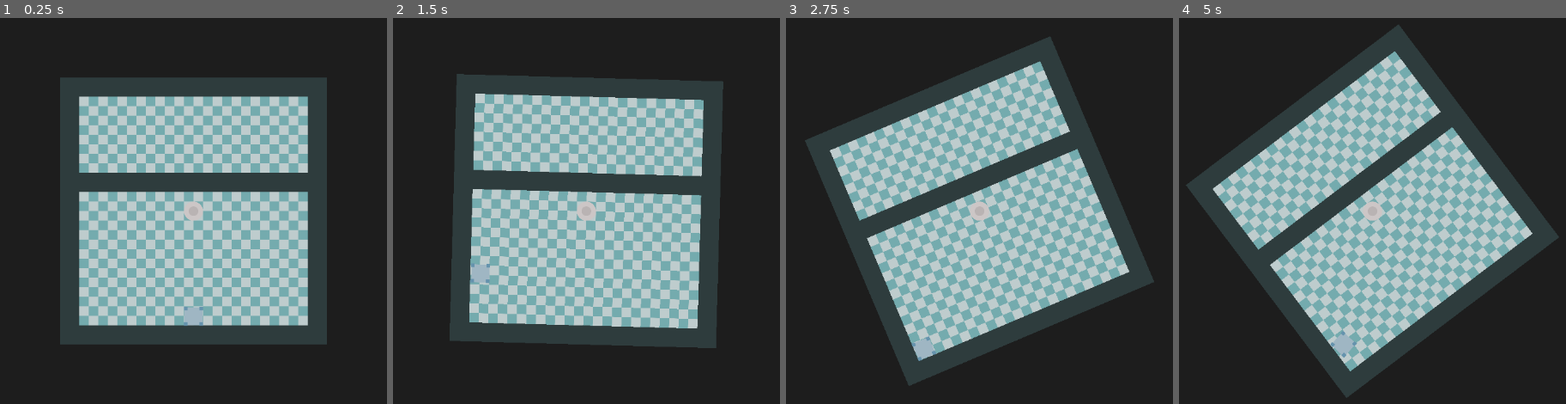
Above: before the commit, frames 1-4 (left to right).
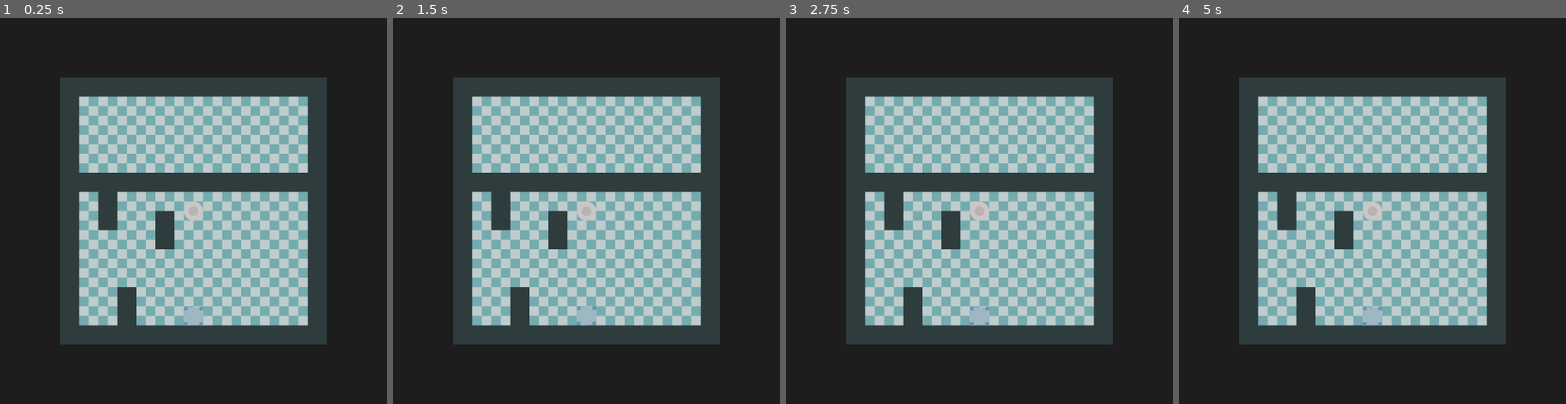
Above: after the commit, the same moments.

Repository: Nathan2801/gamedev.js-2025
Game: Godot game, scene res://level1/start.tscn
Two runs of this game, one before a commit and one after it. Both use one fixed random seed, a clock stepped at 60 frames per second and the inputs below.
Inputs (mouse positions are in pixels of both pictures, inside the frame that each line leads up to):
- Up to frame 1 (0.25 s): no input
- Up to frame 2 (1.5 s): tap Enter at 0.5 s; move the mouse to (586, 315) at 0.52 s; tap R at 0.6, 1.35 s; click (586, 315) at 0.67 s; move the mouse to (451, 230) at 1.27 s; click (451, 230) at 1.42 s
- Up to frame 3 (2.75 s): move the mouse to (1049, 126) at 2.02 s; tap R at 2.1 s; click (1049, 126) at 2.17 s
- Up to frame 4 (5 s): move the mouse to (1337, 288) at 2.77 s; tap R at 2.85, 3.6, 4.35 s; click (1337, 288) at 2.92 s; move the mouse to (outside the picture) at 3.52 s; click (outside the picture) at 3.67 s; move the mouse to (outside the picture) at 4.27 s; click (outside the picture) at 4.42 s

The runs differ from the first frame. In frame 1, 1.5% of the frame differs, in the area x 25-46%, y 44-80%; in frame 2, 14%; in frame 3, 39%; in frame 4, 43%, in the area x 1-99%, y 1-99%.

Commit message:
Adding level reload

Diff:
--- /dev/null
+++ b/common/level.gd
@@ -0,0 +1,11 @@
+extends Node2D
+
+@export var _reload_key := KEY_R
+
+func _input(event: InputEvent) -> void:
+	if event is InputEventKey:
+		if event.keycode == _reload_key:
+			reload()
+
+func reload() -> void:
+	get_tree().reload_current_scene()
--- a/common/movable.gd
+++ b/common/movable.gd
@@ -35,7 +35,7 @@
 		if event.button_index == MOUSE_BUTTON_LEFT:
 			if event.pressed:
 				_impulse_origin = event.position
-			elif _target.get_contact_count() > 0:
+			elif is_active() and _target.get_contact_count() > 0:
 				_apply_impulse()
 
 func _apply_impulse():
--- a/level1/map.tscn
+++ b/level1/map.tscn
@@ -32,12 +32,6 @@
 [sub_resource type="RectangleShape2D" id="RectangleShape2D_kokcw"]
 size = Vector2(32, 63)
 
-[sub_resource type="RectangleShape2D" id="RectangleShape2D_pk5ba"]
-size = Vector2(32, 32)
-
-[sub_resource type="RectangleShape2D" id="RectangleShape2D_cro2m"]
-size = Vector2(32, 31)
-
 [node name="Map" instance=ExtResource("1_ort67")]
 _tiles = Vector2(6, 6)
 
@@ -46,7 +40,7 @@
 
 [node name="Tiles2" parent="Body" index="1"]
 scale = Vector2(0.25, 0.25)
-tile_map_data = PackedByteArray("AAD6//7/AQACAAAAAAD7//7/AQA …(127 unchanged characters)… ACAAAAAAAEAP7/AQACAAAAAAAFAP7/AQACAAAAAAA=")
+tile_map_data = PackedByteArray("AAD6//7/AQACAAAAAAD7//7/AQA …(127 unchanged characters)… ACAAAAAAAEAP7/AQACAAAAAAAFAP7/AQACAAAAAAD7////AQACAAAAAAD7/wAAAQACAAAAAAD+/wAAAQACAAAAAAD+/wEAAQACAAAAAAD8/wQAAQACAAAAAAD8/wUAAQACAAAAAAA=")
 tile_set = ExtResource("2_3ltp6")
 
 [node name="TilesOff" parent="Body" index="2"]
@@ -82,11 +76,3 @@
 [node name="CollisionShape2D4" type="CollisionShape2D" parent="Body" index="12"]
 position = Vector2(-112, 159)
 shape = SubResource("RectangleShape2D_kokcw")
-
-[node name="CollisionShape2D5" type="CollisionShape2D" parent="Body" index="13"]
-position = Vector2(170, -10)
-shape = SubResource("RectangleShape2D_pk5ba")
-
-[node name="CollisionShape2D6" type="CollisionShape2D" parent="Body" index="14"]
-position = Vector2(170, 28)
-shape = SubResource("RectangleShape2D_cro2m")
--- a/level1/start.tscn
+++ b/level1/start.tscn
@@ -1,10 +1,12 @@
-[gd_scene load_steps=4 format=3 uid="uid://b8s44isavb62p"]
+[gd_scene load_steps=5 format=3 uid="uid://b8s44isavb62p"]
 
 [ext_resource type="PackedScene" uid="uid://c1r3i1iynd4nb" path="res://level1/map.tscn" id="1_fibgb"]
+[ext_resource type="Script" uid="uid://dtv3bqlg765ij" path="res://common/level.gd" id="1_p0clp"]
 [ext_resource type="PackedScene" uid="uid://gpqwoonrs2v7" path="res://common/box.tscn" id="2_idhjr"]
 [ext_resource type="PackedScene" uid="uid://bkswrniygduk6" path="res://common/ball.tscn" id="4_fibgb"]
 
 [node name="Level1" type="Node2D"]
+script = ExtResource("1_p0clp")
 
 [node name="Camera2D" type="Camera2D" parent="."]
 
--- a/level2/start.tscn
+++ b/level2/start.tscn
@@ -1,10 +1,12 @@
-[gd_scene load_steps=4 format=3 uid="uid://c7ijbk6sla3qv"]
+[gd_scene load_steps=5 format=3 uid="uid://c7ijbk6sla3qv"]
 
+[ext_resource type="Script" uid="uid://dtv3bqlg765ij" path="res://common/level.gd" id="1_fkqxp"]
 [ext_resource type="PackedScene" uid="uid://cfyvkv3x4b0sl" path="res://level2/map.tscn" id="3_7cyqo"]
 [ext_resource type="PackedScene" uid="uid://gpqwoonrs2v7" path="res://common/box.tscn" id="3_f7uy0"]
 [ext_resource type="PackedScene" uid="uid://bkswrniygduk6" path="res://common/ball.tscn" id="4_ikykx"]
 
 [node name="Level2" type="Node2D"]
+script = ExtResource("1_fkqxp")
 
 [node name="Camera2D" type="Camera2D" parent="."]
 
Not shown, added: common/level.gd.uid
Not shown: 1 places in level1/map.tscn that only renumber resources
